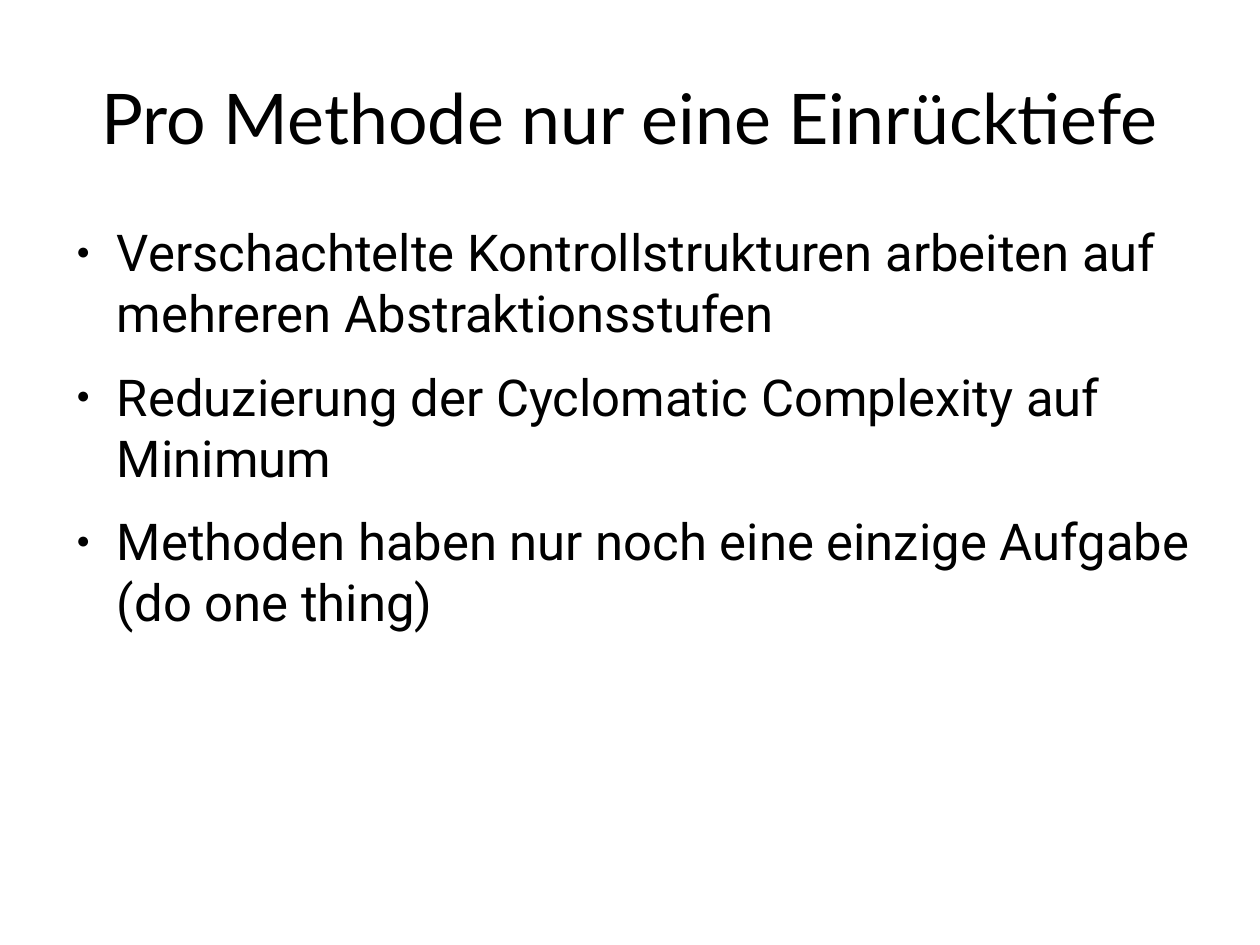
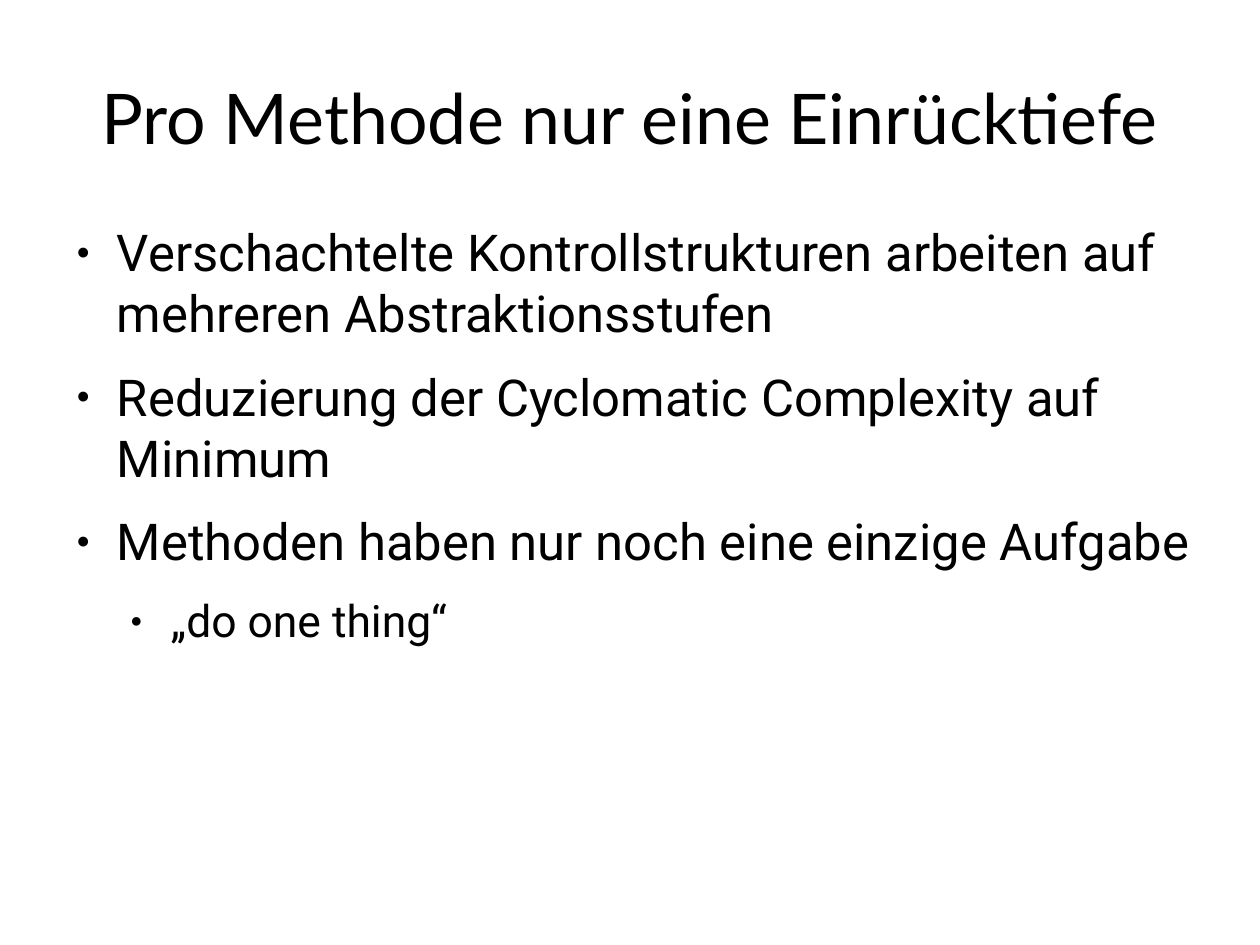
Before and after one commit to dlindner/vorlesung-se2-dhbw, a slide deck: slide 6 of added_2009/Object Calisthenics.odp. Drawn at 1260x945 pixels with LibreOffice and Linux fonts; fonts in the diff are those of the drawing; background and template pictures are left out. Boxes give left, top, right and bottom in pixels: in the first picture for what was removed or moved away, otherwise in the second. Text is boxed around its words. In the diff, an @@ line names an element or a change of style, - is before the commit and + after.

```diff
--- a/added_2009/Object Calisthenics.odp
+++ b/added_2009/Object Calisthenics.odp
@@ text at box(117, 521, 1190, 647): text changed @@
-● Methoden haben nur noch eine einzige Aufgabe (do one thing)
+● Methoden haben nur noch eine einzige Aufgabe
+  ● „do one thing“
```
Also in this commit, not shown: 9 other slides changed, 1 slide added, 1 slide removed.
